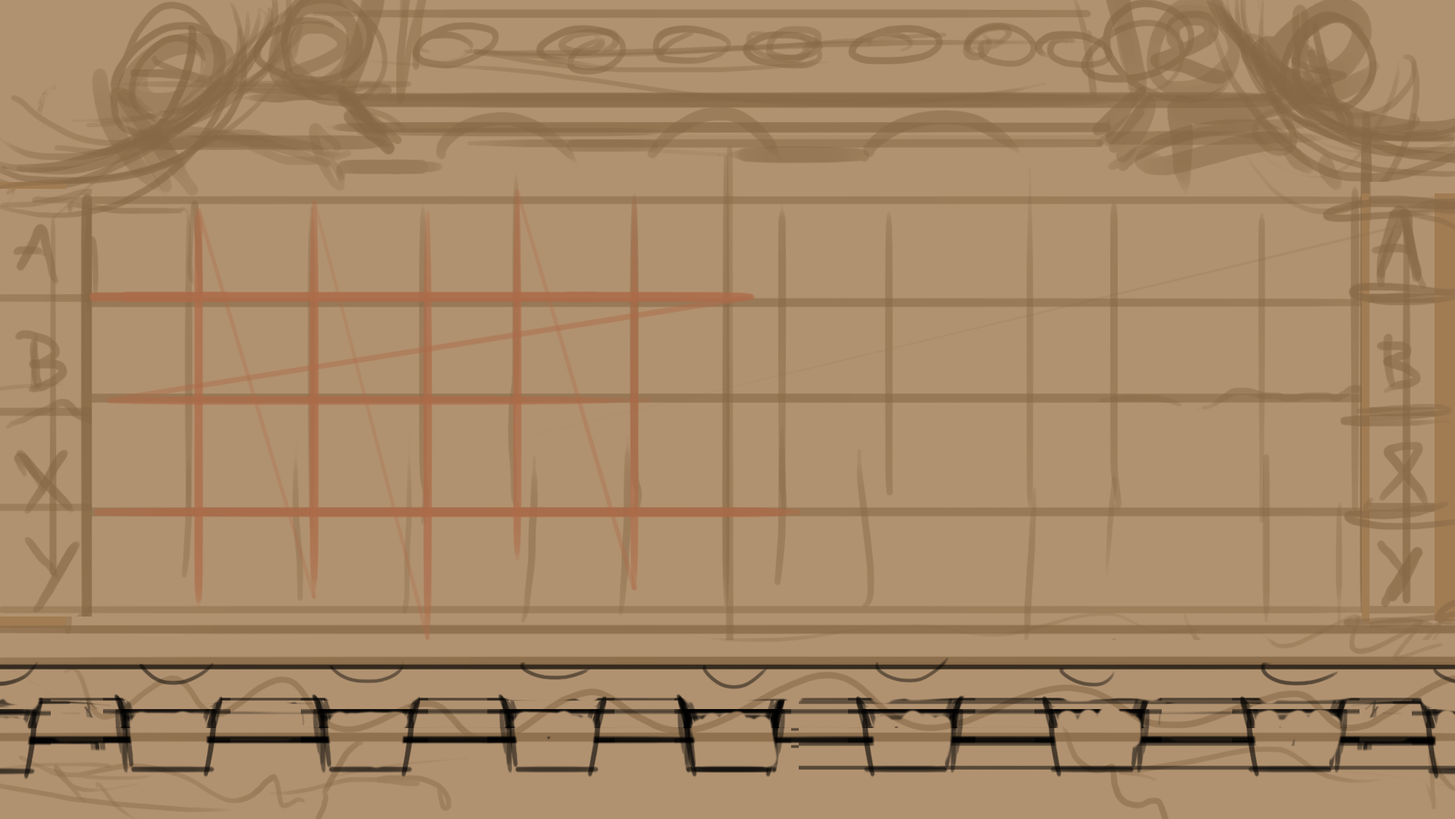
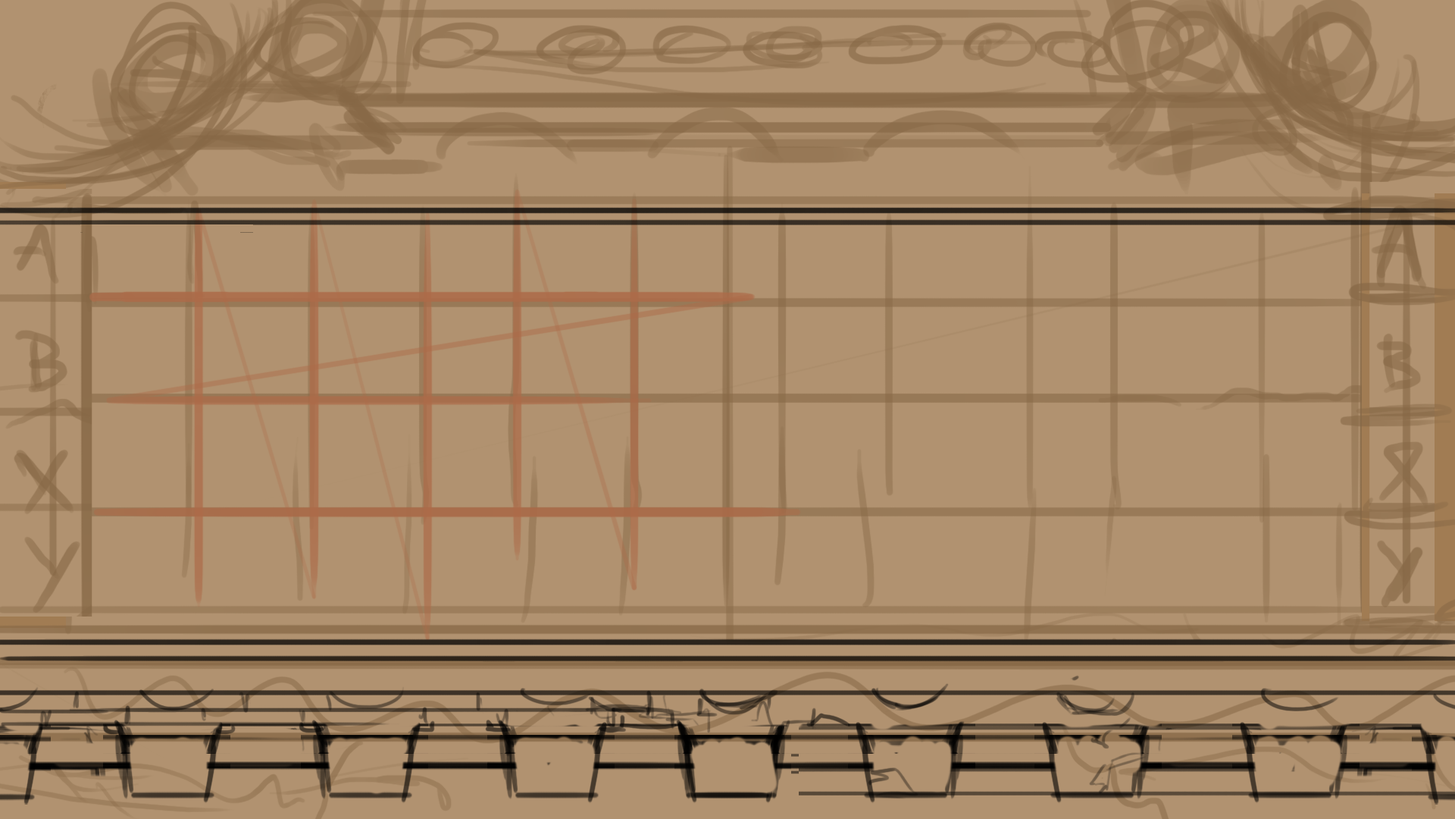
Layered file, before and after one edit (1455px x 819px). Changes by layer:
painted on "Layer 1" over [0, 206, 1455, 805]
